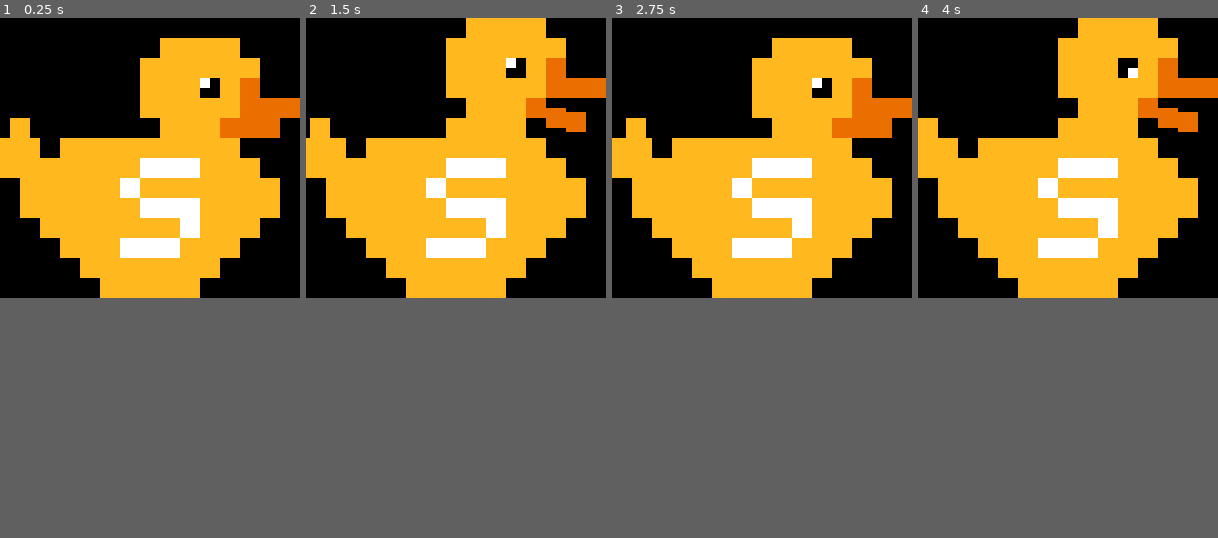
Above: before the commit, frames 1-4 (left to right).
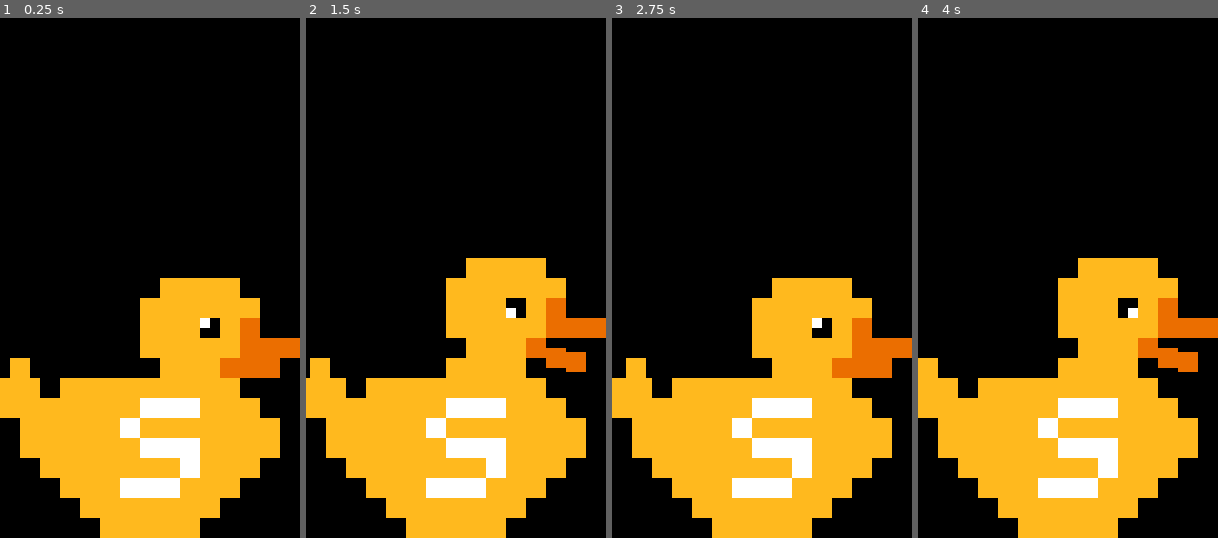
Above: after the commit, the same moments.

Repository: k4444th/eNTe-S-Support-Animal
Game: Godot game, scene res://scenes/main.tscn
The game is run twice, just before and just after one commit, with the same random seed, the same clock (stepped at 60 frames per second) and the same inputs.
Inputs (mouse positions are in pixels of both pictures, inside the frame that each line leads up to):
- Up to frame 1 (0.25 s): no input
- Up to frame 2 (1.5 s): move the mouse to (522, 142) at 0.52 s; click (522, 142) at 0.67 s; drag from (396, 174) to (441, 215) at 1.27 s
- Up to frame 3 (2.75 s): move the mouse to (792, 96) at 2.02 s; click (792, 96) at 2.17 s
- Up to frame 4 (4 s): drag from (1053, 215) to (978, 116) at 2.77 s; move the mouse to (1158, 200) at 3.52 s; click (1158, 200) at 3.67 s
In our replay, the window is 150x140 before the commit and 150x260 after it. These sizes can differ from the game's own. Grey fills any space a smaller window leaves; there, only what the larger window draws over its background counts as a difference.

The runs differ from the first frame. In frame 1, 52% of the frame differs, in the area x 0-100%, y 3-100%; in frame 2, 53%, in the area x 0-100%, y 0-100%; in frame 3, 52%; in frame 4, 53%.

Commit message:
Revert "Adjust window height depending on parachute's visibility"
This reverts commit 01a64a9cc568aff5ca26ca1f3af19a3e28263b71.

Diff:
--- a/scenes/parachute.tscn
+++ b/scenes/parachute.tscn
@@ -200,7 +200,7 @@
 
 [node name="Parachute" type="AnimatedSprite2D" unique_id=1070859178]
 sprite_frames = SubResource("SpriteFrames_spa78")
-animation = &"open"
+animation = &"opening"
 script = ExtResource("2_fshcv")
 
 [node name="Backgroud" type="AnimatedSprite2D" parent="." unique_id=1201439654]
--- a/scripts/globals.gd
+++ b/scripts/globals.gd
@@ -39,7 +39,7 @@
 ]
 
 var colorIndex = 7
-var parachuteColorIndex = 1
+var parachuteColorIndex = 0
 var parachuteBackgroundIndex = 0
 
 var duckColor = duckColors[colorIndex]
--- a/scripts/main.gd
+++ b/scripts/main.gd
@@ -17,7 +17,7 @@
 @onready var cameraNode := $Camera
 
 func _ready() -> void:
-	spriteNode.parachuteNode.parachuteClosed.connect(parachuteClosed)
+	spriteNode.parachuteNode.parachuteClosed.connect(resetMousePassthroughArea)
 
 	var window = get_window()
 
@@ -27,15 +27,25 @@
 	window.always_on_top = true
 	window.unresizable = true
 
-	window.size = Vector2(spriteNode.duckNode.sprite_frames.get_frame_texture("idleDarkBlue", 4).get_size() * Globals.cameraZoom)
+	window.size = Vector2(spriteNode.duckNode.sprite_frames.get_frame_texture("idleDarkBlue", 4).get_width() * Globals.cameraZoom.x, spriteNode.parachuteNode.sprite_frames.get_frame_texture("open", 0).get_height() * Globals.cameraZoom.y + (32 * Globals.cameraZoom.y))
 	cameraNode.zoom = Globals.cameraZoom
 
 	var usableRect := DisplayServer.screen_get_usable_rect()
 	var yPos = usableRect.end.y - window.size.y
 
-	spriteNode.position.y = 0
 	window.position = Vector2i(0, yPos)
 
+	setMousePassthroughArea(spriteNode.visibleAreaNode)
+
+func setMousePassthroughArea(area: Polygon2D):
+	var clickableArea = PackedVector2Array()
+
+	for p in area.polygon:
+		clickableArea.append(get_viewport().get_canvas_transform() * spriteNode.clickableAreaNode.to_global(p))
+
+	DisplayServer.window_set_mouse_passthrough(clickableArea)
+
+func resetMousePassthroughArea():
 	setMousePassthroughArea(spriteNode.clickableAreaNode)
 
 func _process(_delta: float) -> void:
@@ -88,28 +98,6 @@
 			lastMousePosition = mousePos
 			drag()
 
-func setMousePassthroughArea(area: Polygon2D):
-	var clickableArea = PackedVector2Array()
-
-	for p in area.polygon:
-		clickableArea.append(get_viewport().get_canvas_transform().origin * spriteNode.clickableAreaNode.to_global(p))
-
-	DisplayServer.window_set_mouse_passthrough(clickableArea)
-
-func parachuteClosed():
-	var window = get_window()
-
-	window.size = Vector2(spriteNode.duckNode.sprite_frames.get_frame_texture("idleDarkBlue", 4).get_size() * Globals.cameraZoom)
-	var usableRect := DisplayServer.screen_get_usable_rect()
-	var yPos = usableRect.end.y - window.size.y
-
-	spriteNode.position.y = 0
-	window = get_window()
-	yPos = usableRect.end.y - window.size.y
-	window.position.y = yPos
-
-	setMousePassthroughArea(spriteNode.clickableAreaNode)
-
 func startDrag():
 	var window = get_window()
 	dragOffset = window.position - Vector2i(DisplayServer.mouse_get_position())
@@ -129,23 +117,15 @@
 
 	if flyTime > parachuteAnimationDuration and window.position.y < yPos:
 		spriteNode.parachuteNode.open()
-		spriteNode.position.y = 24
-		window.position.y -= spriteNode.parachuteNode.sprite_frames.get_frame_texture("open", 0).get_height() * Globals.cameraZoom.y + (32 * Globals.cameraZoom.y) - window.size.y
-		window.size = Vector2(spriteNode.duckNode.sprite_frames.get_frame_texture("idleDarkBlue", 4).get_width() * Globals.cameraZoom.x, spriteNode.parachuteNode.sprite_frames.get_frame_texture("open", 0).get_height() * Globals.cameraZoom.y + (32 * Globals.cameraZoom.y))
 
 		setMousePassthroughArea(spriteNode.visibleAreaNode)
 
 	var positionTween = get_tree().create_tween().set_ease(Tween.EASE_IN).set_trans(Tween.TRANS_CUBIC)
+	positionTween.tween_property(window, "position", Vector2i(window.position.x, yPos), flyTime)
 
-	if window.size.y > spriteNode.duckNode.sprite_frames.get_frame_texture("idleDarkBlue", 4).get_height() * Globals.cameraZoom.y:
-		yPos = usableRect.end.y - window.size.y
-		positionTween.tween_property(window, "position", Vector2i(window.position.x, yPos), flyTime)
-
+	if flyTime > parachuteAnimationDuration and window.position.y < yPos:
 		await positionTween.finished
 		spriteNode.parachuteNode.close()
-	else:
-		positionTween.tween_property(window, "position", Vector2i(window.position.x, yPos), flyTime)
-		window.size = Vector2(spriteNode.duckNode.sprite_frames.get_frame_texture("idleDarkBlue", 4).get_size() * Globals.cameraZoom)
 
 func _on_click_timer_timeout() -> void:
 	if clickPending:
